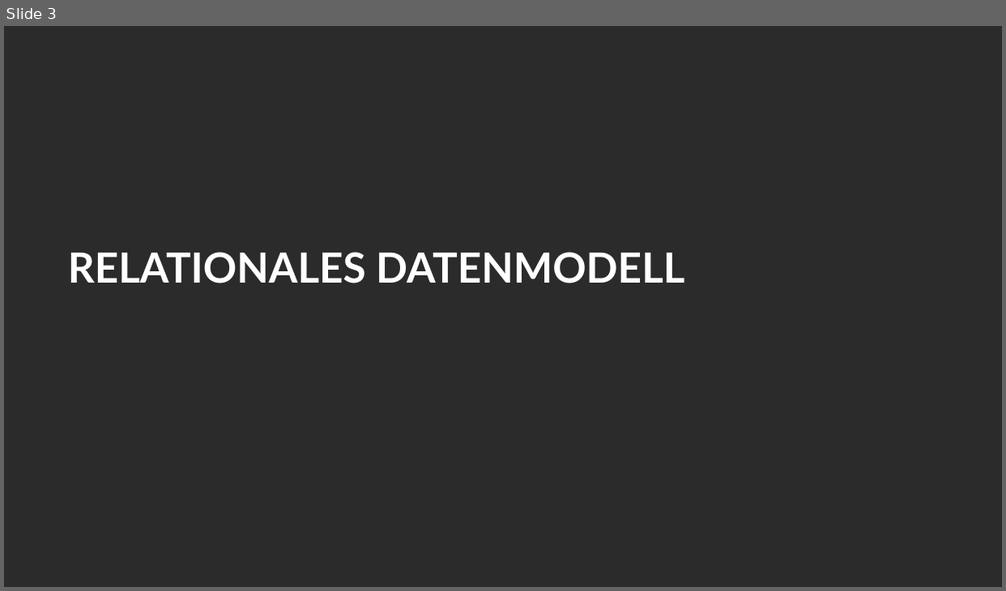
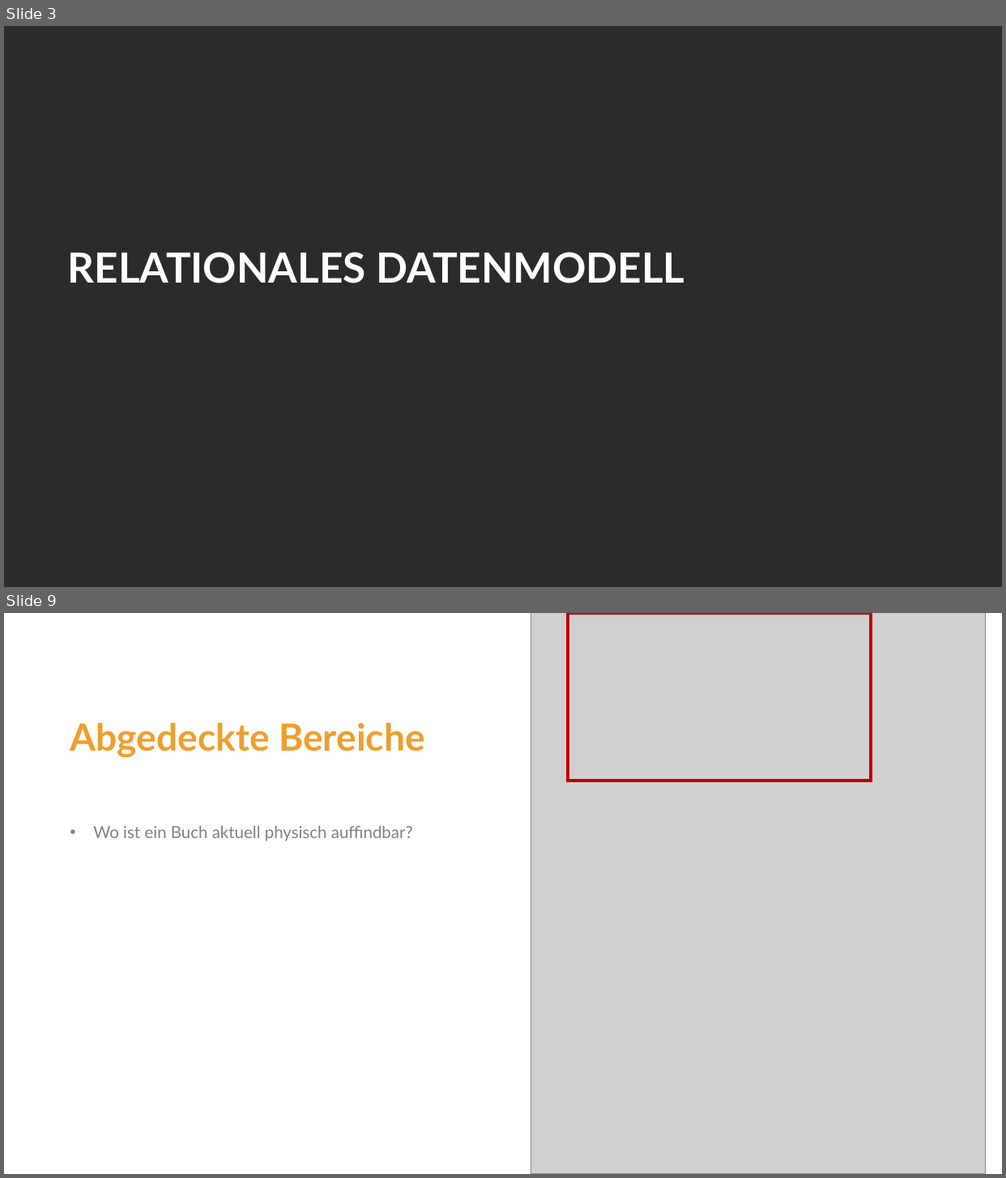
Before and after one commit to curarin/fh-sem2-db-project, a slide deck: requirements/pptx/2026-05-15-er-rm-reisinger-mitsch.pptx. Shown one above the other, each under a label of ours: slide 3 before the commit, slides 3 and 9 after it; the slides between them are not shown. The pictures are 1006x591 and 1006x1178 pixels, drawn with LibreOffice and Linux fonts; fonts in the diff are those of the drawing; grey boxes stand for pictures; background and template pictures are left out; a plain dark background stands for a picture behind light text. Boxes give left, top, right and bottom in pixels: in the first picture for what was removed or moved away, otherwise in the second. Text is boxed around its words. In the diff, an @@ line names an element or a change of style, - is before the commit and + after.

```diff
--- a/requirements/pptx/2026-05-15-er-rm-reisinger-mitsch.pptx
+++ b/requirements/pptx/2026-05-15-er-rm-reisinger-mitsch.pptx
@@ slide 9 added at (4, 613, 1002, 1174), background #FFFFFF @@
@@ picture added at (530, 613, 985, 1174) @@
@@ rectangle added at (569, 613, 871, 781), outline #C00000 3 pt @@
@@ title added at (70, 722, 425, 757), 36 pt, text #EE9F2D, bold @@
+Abgedeckte Bereiche
@@ text added at (93, 826, 413, 841), 16 pt, text #808080 @@
+• Wo ist ein Buch aktuell physisch auffindbar?
```
Also in this commit, not shown: 12 other slides added, 1 other file.
